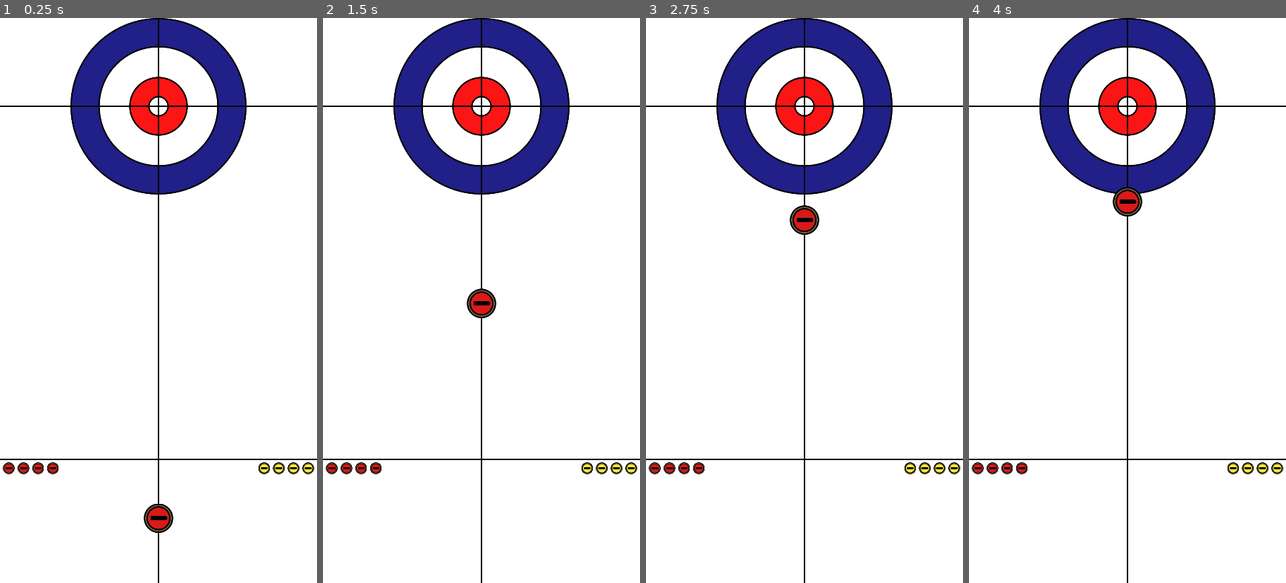
Above: before the commit, frames 1-4 (left to right).
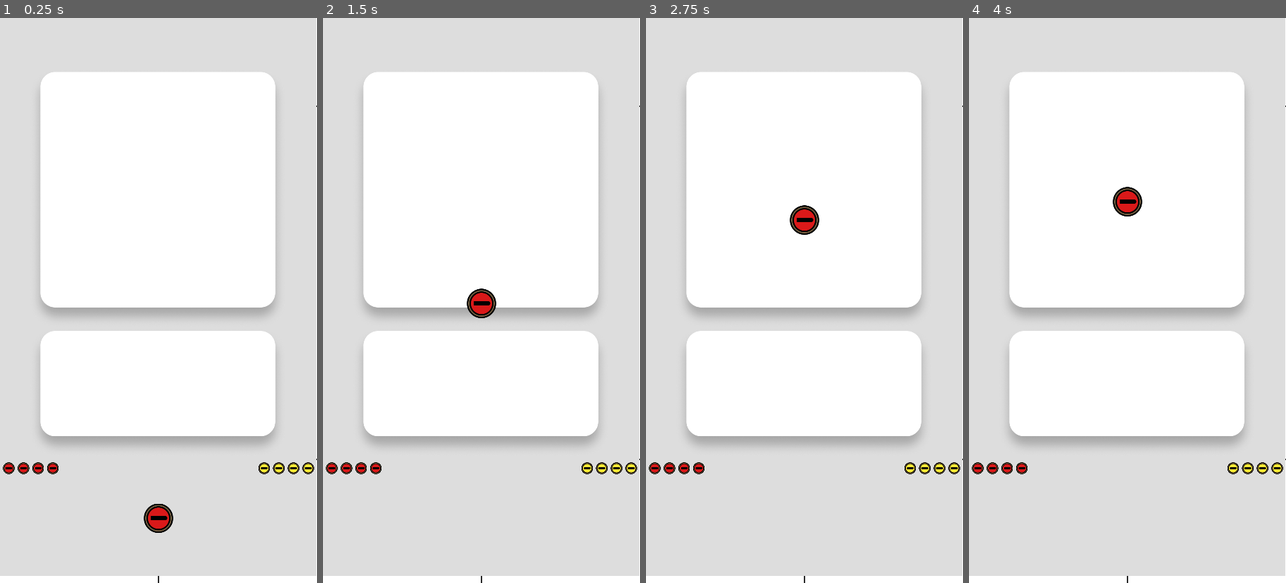
Above: after the commit, the same moments.

Repository: Heisaa/Curling
Game: Godot game, scene res://Game.tscn
Two runs of this game, one before a commit and one after it. Both use one fixed random seed, a clock stepped at 60 frames per second and the inputs below.
Inputs (mouse positions are in pixels of both pictures, inside the frame that each line leads up to):
- Up to frame 1 (0.25 s): no input
- Up to frame 2 (1.5 s): tap Enter at 0.5 s; drag from (481, 520) to (481, 300) at 0.52 s; drag from (418, 328) to (481, 300) at 1.27 s
- Up to frame 3 (2.75 s): move the mouse to (836, 176) at 2.02 s; click (836, 176) at 2.17 s
- Up to frame 4 (4 s): drag from (1111, 413) to (1032, 215) at 2.77 s; move the mouse to (1222, 385) at 3.52 s; click (1222, 385) at 3.67 s

The runs differ from the first frame. In frame 1, 60% of the frame differs, in the area x 0-100%, y 0-100%; in frame 2, 60%; in frame 3, 60%; in frame 4, 60%.

Commit message:
restart ui started

Diff:
--- a/Game.gd
+++ b/Game.gd
@@ -12,17 +12,28 @@
 var yellow_played = 0
 var yellow_score = 0
 
+# Other vars
 const max_stones = 4
 var last_played = "yellow"
+var end_over = false
 var game_over = false
+var end = 1
+var ends_to_play = 4
+
+# Signals
+signal red_score_changed
+signal yellow_score_changed
 
 onready var stone_scene = load("res://Stone/Stone.tscn")
 
 func _ready():
+	connect("red_score_changed", $RedScore, "update_score")
+	connect("yellow_score_changed", $YellowScore, "update_score")
 	init_score()
 
 func _process(_delta):
-	if game_over:
+
+	if end_over:
 		# Calculate points
 		var red_distances = []
 		var yellow_distance = []
@@ -37,18 +48,37 @@
 		red_distances.sort()
 		yellow_distance.sort()
 
-		#
-		# FIX
-		#
-		if red_distances[0] == yellow_distance[0]:
-			print("Draw")
-		elif red_distances[0] < yellow_distance[0] or yellow_distance.empty():
-			print("Red wins")
-		elif yellow_distance[0] < red_distances[0] or red_distances.empty():
-			print("Yellow wins")
+		if not red_distances.empty() and yellow_distance.empty():
+			red_score += red_distances.size()
+		elif red_distances.empty() and not yellow_distance.empty():
+			yellow_score += yellow_distance.size()
+		elif not red_distances.empty() and not yellow_distance.empty():
+			if red_distances[0] < yellow_distance[0]:
+				for dist in red_distances:
+					if dist < yellow_distance[0]:
+						red_score += 1
+			elif yellow_distance[0] < red_distances[0]:
+				for dist in yellow_distance:
+					if dist < red_distances[0]:
+						yellow_score += 1
 
 		# Reload game
-		get_tree().reload_current_scene()
+		for stone in (red_stones + yellow_stones):
+			stone.queue_free()
+
+		red_stones.clear()
+		yellow_stones.clear()
+		red_played = 0
+		yellow_played = 0
+
+		emit_signal("red_score_changed", red_score)
+		emit_signal("yellow_score_changed", yellow_score)
+
+		if end > ends_to_play:
+			game_over = true
+
+		end += 1
+		end_over = false
 	else:
 		play_round()
 
@@ -66,9 +96,6 @@
 	if still_and_dead:
 		update_score()
 
-		print(red_stones)
-		print (yellow_stones)
-
 		var closest_red = 2000
 		for stone in red_stones:
 			if is_instance_valid(stone):
@@ -83,10 +110,9 @@
 			else:
 				yellow_stones.erase(stone)
 
-		print("Closest red: " + str(closest_red) + " " + "Closest yellow: " + str(closest_yellow))
 		# Check which stone to spawn or if game is over
 		if red_played >= max_stones and yellow_played >= max_stones:
-			game_over = true
+			end_over = true
 		elif (closest_red < closest_yellow and yellow_played < max_stones) or red_played >= max_stones:
 			create_yellow_stone()
 		elif (closest_red > closest_yellow and red_played < max_stones) or yellow_played >= max_stones:
--- a/Game.tscn
+++ b/Game.tscn
@@ -1,11 +1,23 @@
-[gd_scene load_steps=5 format=2]
+[gd_scene load_steps=11 format=2]
 
 [ext_resource path="res://Game.gd" type="Script" id=1]
 [ext_resource path="res://Goal/Untitled.png" type="Texture" id=2]
 [ext_resource path="res://Rink/Rink.gd" type="Script" id=3]
+[ext_resource path="res://Fonts/Inter-Regular-slnt=0.ttf" type="DynamicFontData" id=4]
+[ext_resource path="res://Labels/RedScore.gd" type="Script" id=5]
+[ext_resource path="res://Labels/YellowScore.gd" type="Script" id=6]
+[ext_resource path="res://UI/Restart.tscn" type="PackedScene" id=7]
 
 [sub_resource type="RectangleShape2D" id=1]
 extents = Vector2( 540, 960 )
+
+[sub_resource type="DynamicFont" id=2]
+size = 70
+font_data = ExtResource( 4 )
+
+[sub_resource type="DynamicFont" id=3]
+size = 70
+font_data = ExtResource( 4 )
 
 [node name="Game" type="Node"]
 script = ExtResource( 1 )
@@ -40,16 +52,46 @@
 
 [node name="HorizontalGoal" type="Line2D" parent="Goal"]
 points = PoolVector2Array( -540, 0, 540, 0 )
-width = 5.0
-default_color = Color( 0, 0, 0, 1 )
+width = 7.0
+default_color = Color( 0.164706, 0.164706, 0.164706, 1 )
 
 [node name="Vertical" type="Line2D" parent="Goal"]
 points = PoolVector2Array( 0, 1620, 0, -300 )
-width = 5.0
-default_color = Color( 0, 0, 0, 1 )
+width = 7.0
+default_color = Color( 0.164706, 0.164706, 0.164706, 1 )
 
 [node name="LineOver" type="Line2D" parent="."]
 position = Vector2( 0, 1500 )
 points = PoolVector2Array( 0, 0, 1080, 0 )
-width = 5.0
-default_color = Color( 0, 0, 0, 1 )
+width = 7.0
+default_color = Color( 0.164706, 0.164706, 0.164706, 1 )
+
+[node name="RedScore" type="Label" parent="."]
+margin_left = 5.0
+margin_top = 1570.0
+margin_right = 105.0
+margin_bottom = 1637.0
+custom_fonts/font = SubResource( 2 )
+custom_colors/font_color = Color( 0.192157, 0.14902, 0.317647, 1 )
+text = "0"
+script = ExtResource( 5 )
+__meta__ = {
+"_edit_use_anchors_": false
+}
+
+[node name="YellowScore" type="Label" parent="."]
+margin_left = 975.0
+margin_top = 1570.0
+margin_right = 1075.0
+margin_bottom = 1637.0
+grow_horizontal = 0
+custom_fonts/font = SubResource( 3 )
+custom_colors/font_color = Color( 0.192157, 0.14902, 0.317647, 1 )
+text = "0"
+align = 2
+script = ExtResource( 6 )
+__meta__ = {
+"_edit_use_anchors_": false
+}
+
+[node name="Restart" parent="." instance=ExtResource( 7 )]
--- /dev/null
+++ b/Labels/RedScore.gd
@@ -0,0 +1,5 @@
+extends Label
+
+
+func update_score(score):
+	text = str(score)
--- /dev/null
+++ b/Labels/YellowScore.gd
@@ -0,0 +1,4 @@
+extends Label
+
+func update_score(score):
+	text = str(score)
--- a/Stone/Stone.tscn
+++ b/Stone/Stone.tscn
@@ -5,7 +5,7 @@
 [ext_resource path="res://Stone/hit_3.wav" type="AudioStream" id=3]
 
 [sub_resource type="PhysicsMaterial" id=1]
-friction = 0.2
+friction = 0.05
 bounce = 0.75
 
 [sub_resource type="CircleShape2D" id=2]
--- /dev/null
+++ b/UI/Restart.tscn
@@ -0,0 +1,9 @@
+[gd_scene load_steps=2 format=2]
+
+[ext_resource path="res://UI/RestartUI(1).png" type="Texture" id=1]
+
+[node name="Restart" type="Node"]
+
+[node name="Sprite" type="Sprite" parent="."]
+position = Vector2( 537.812, 936.534 )
+texture = ExtResource( 1 )
Binary file added: Fonts/Inter-Regular-slnt=0.ttf
Binary file added: RedStone.png
Not shown, added: RedStone.png.import
Binary file added: UI/RestartUI(1).png
Not shown, added: UI/RestartUI(1).png.import
Binary file added: UI/RestartUI.png
Not shown, added: UI/RestartUI.png.import
Not shown, changed: .gitignore
